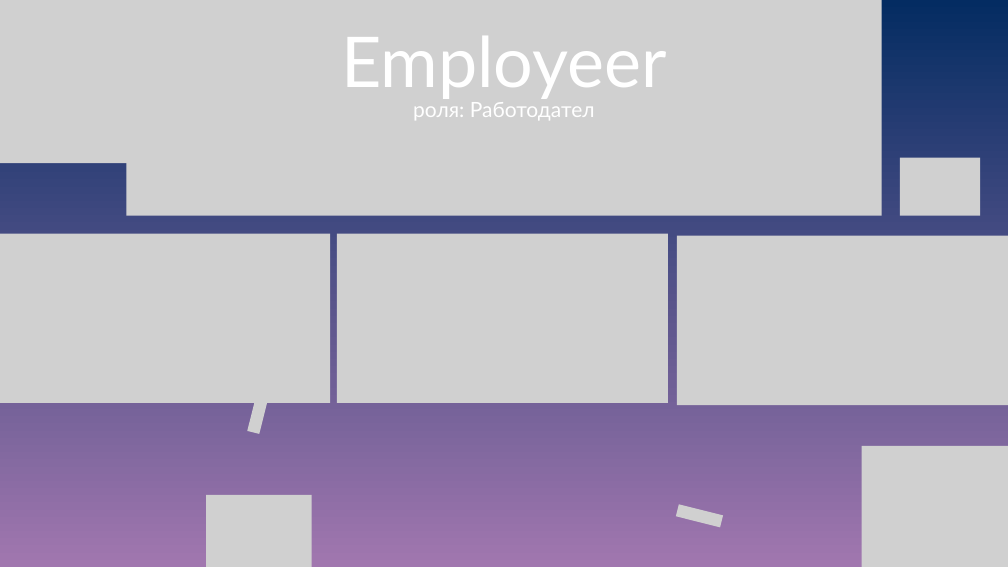
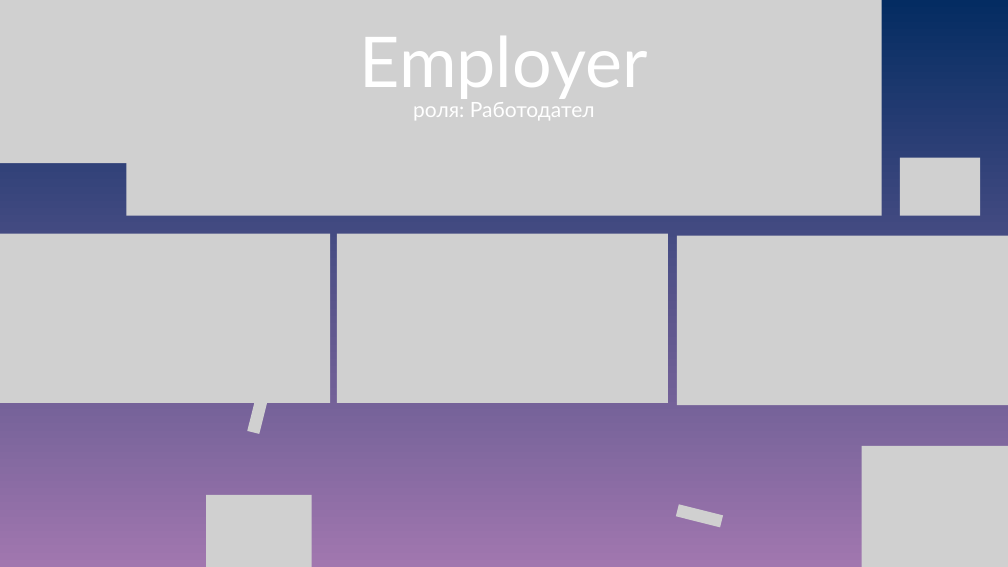
Before and after one commit to AntoniaMiteva/StarHire, a slide deck: slide 7 of StarHire.pptx. Drawn at 1008x567 pixels with LibreOffice and Linux fonts; fonts in the diff are those of the drawing; grey boxes stand for pictures. Boxes give left, top, right and bottom in pixels: in the first picture for what was removed or moved away, otherwise in the second. Text is boxed around its words. In the diff, an @@ line names an element or a change of style, - is before the commit and + after.

Commit message:
Update presentation

```diff
--- a/StarHire.pptx
+++ b/StarHire.pptx
@@ text at (x1=360, y1=36, x2=649, y2=99): text changed @@
-Employeer
+Employer
```
Also in this commit, not shown: 3 other slides changed, 2 slides added, 1 slide removed.
